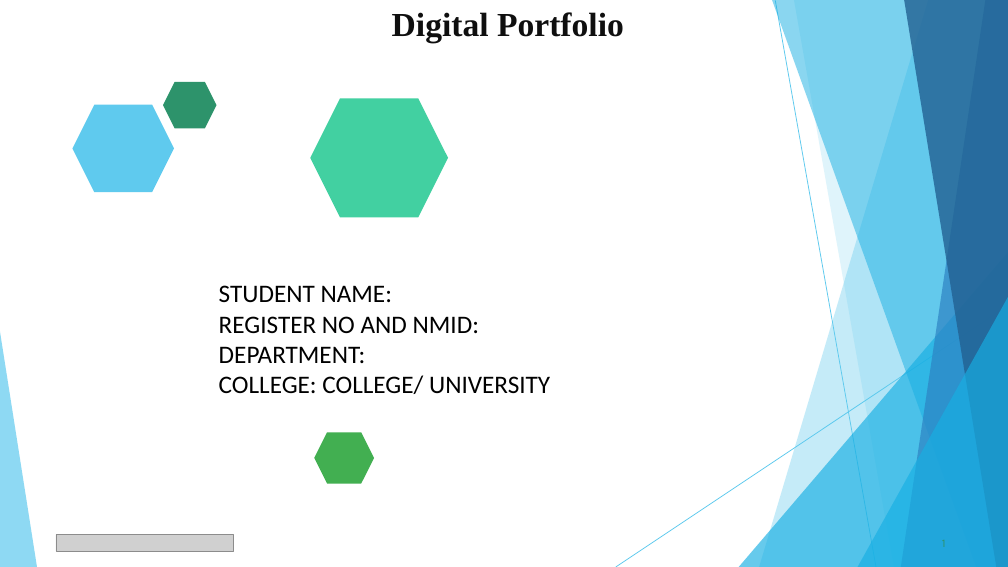
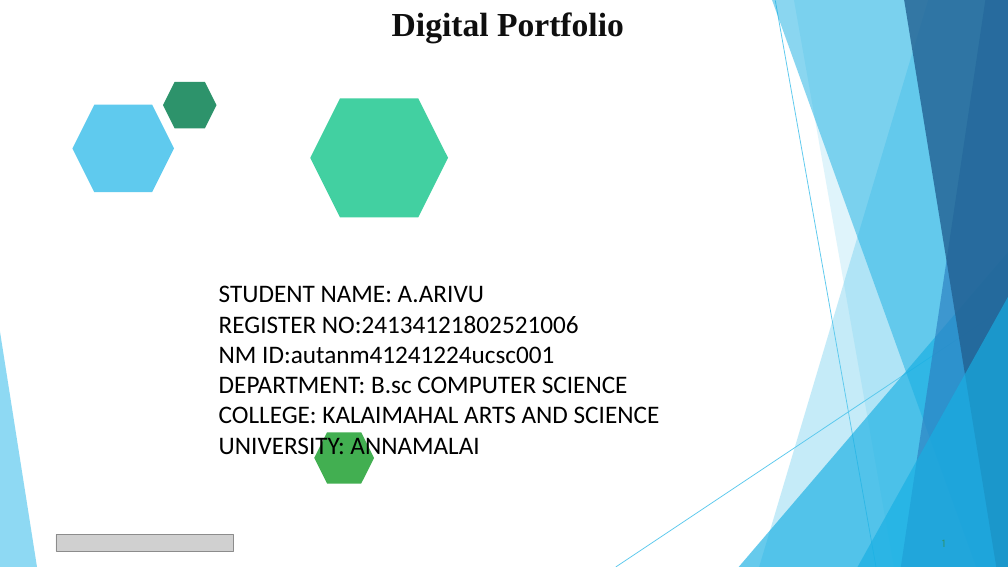
Before and after one commit to arivu8849-ops/Arivu--TNSDC-FWD-DP, a slide deck: slide 1 of PPT FWD TNSDC 2025.pptx. Drawn at 1008x567 pixels with LibreOffice and Linux fonts; fonts in the diff are those of the drawing; grey boxes stand for pictures. Boxes give left, top, right and bottom in pixels: in the first picture for what was removed or moved away, otherwise in the second. Text is boxed around its words. In the diff, an @@ line names an element or a change of style, - is before the commit and + after.

```diff
--- a/PPT FWD TNSDC 2025.pptx
+++ b/PPT FWD TNSDC 2025.pptx
@@ text at (219, 285, 660, 460): text changed @@
-STUDENT NAME:
-REGISTER NO AND NMID:
-DEPARTMENT:
-COLLEGE: COLLEGE/ UNIVERSITY
+STUDENT NAME: A.ARIVU
+REGISTER NO:24134121802521006
+NM ID:autanm41241224ucsc001
+DEPARTMENT: B.sc COMPUTER SCIENCE
+COLLEGE: KALAIMAHAL ARTS AND SCIENCE
+UNIVERSITY: ANNAMALAI
```
Also in this commit, not shown: 9 other slides changed, 1 slide added, 1 slide removed.
